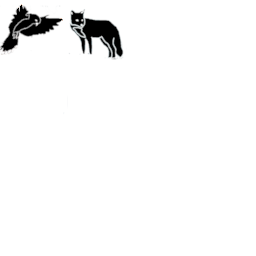
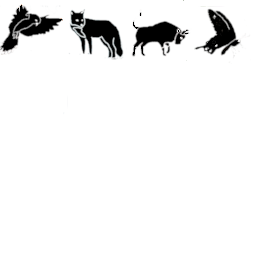
Layered file, before and after one edit (256×256). Changes by layer:
added layer "Pasted Layer #2" above "Pasted Layer #3" over <box>131,9,190,57</box>
added layer "Pasted Layer #3" above "Layer" over <box>183,0,250,64</box>
